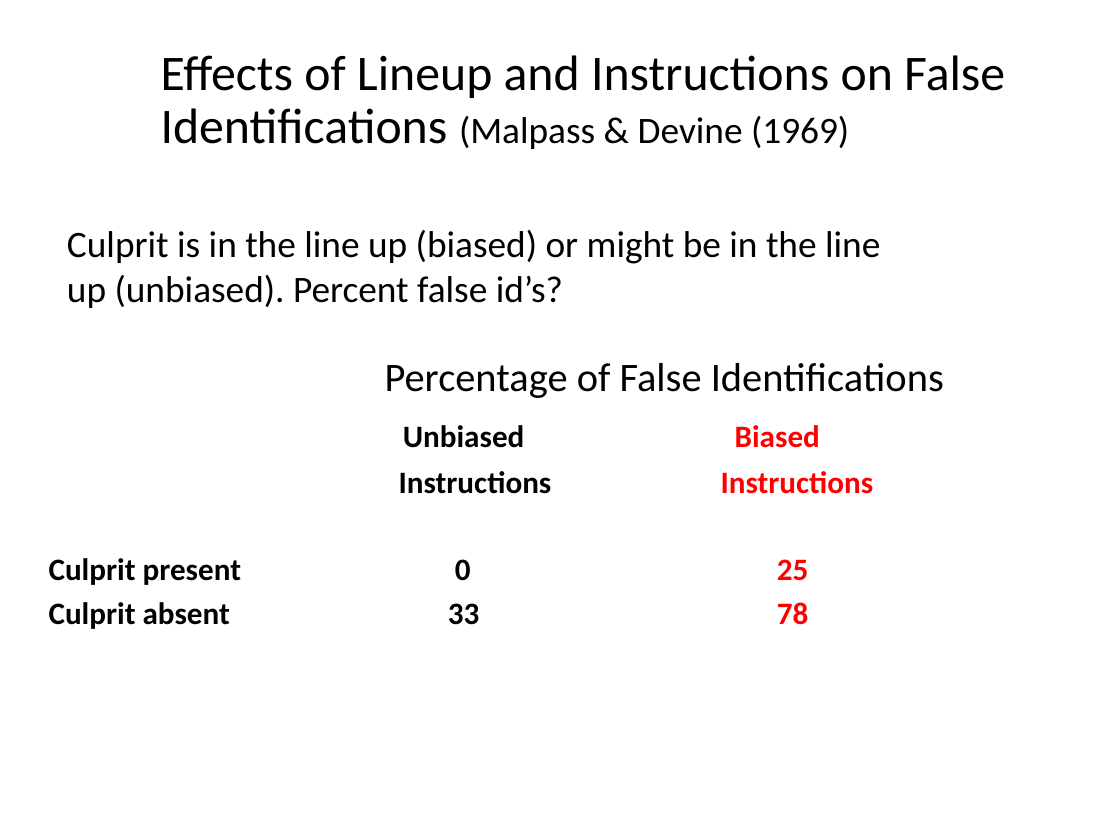
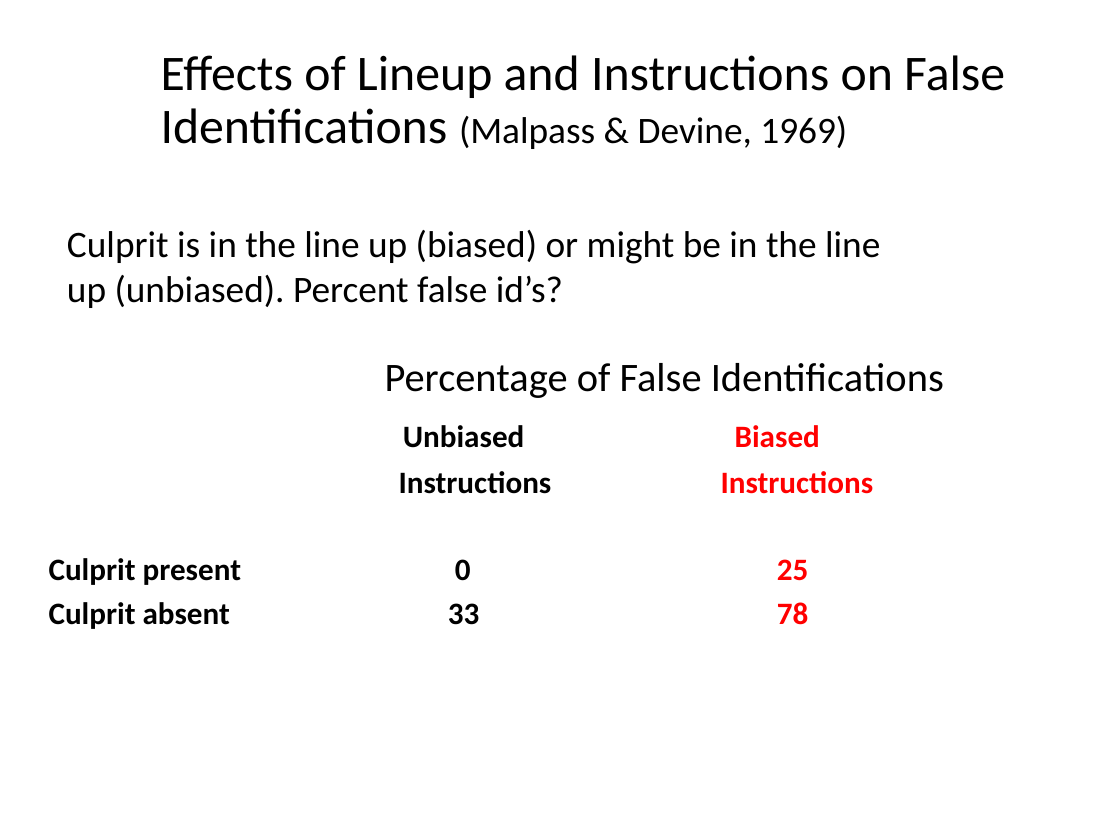
Before and after one commit to npm27/Teaching-Materials, a slide deck: slide 20 of Social Psych/Slides/13 Law.pptx (slide 15 before the commit). Drawn at 1120x840 pixels with LibreOffice and Linux fonts; fonts in the diff are those of the drawing. Boxes give left, top, right and bottom in pixels: in the first picture for what was removed or moved away, otherwise in the second. Text is boxed around its words. In the diff, an @@ line names an element or a change of style, - is before the commit and + after.

```diff
--- a/Social Psych/Slides/13 Law.pptx
+++ b/Social Psych/Slides/13 Law.pptx
@@ title at (161, 55, 1005, 149): text changed @@
-Effects of Lineup and Instructions on False Identifications (Malpass & Devine (1969)
+Effects of Lineup and Instructions on False Identifications (Malpass & Devine, 1969)
```
Also in this commit, not shown: 7 other slides changed, 8 slides added, 3 slides removed, 3 other files.
